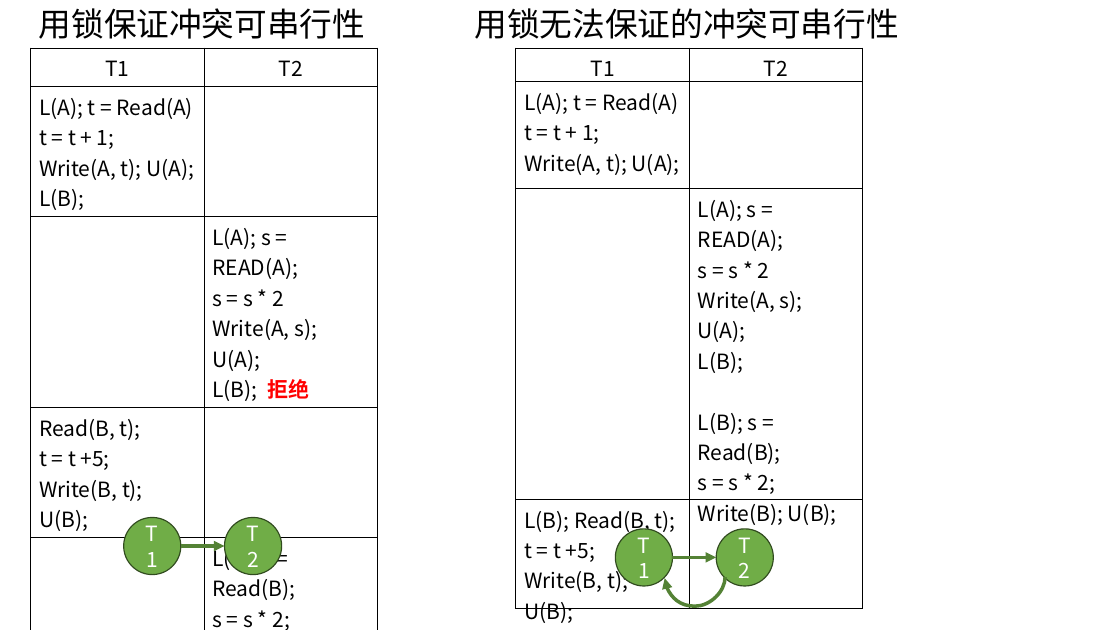
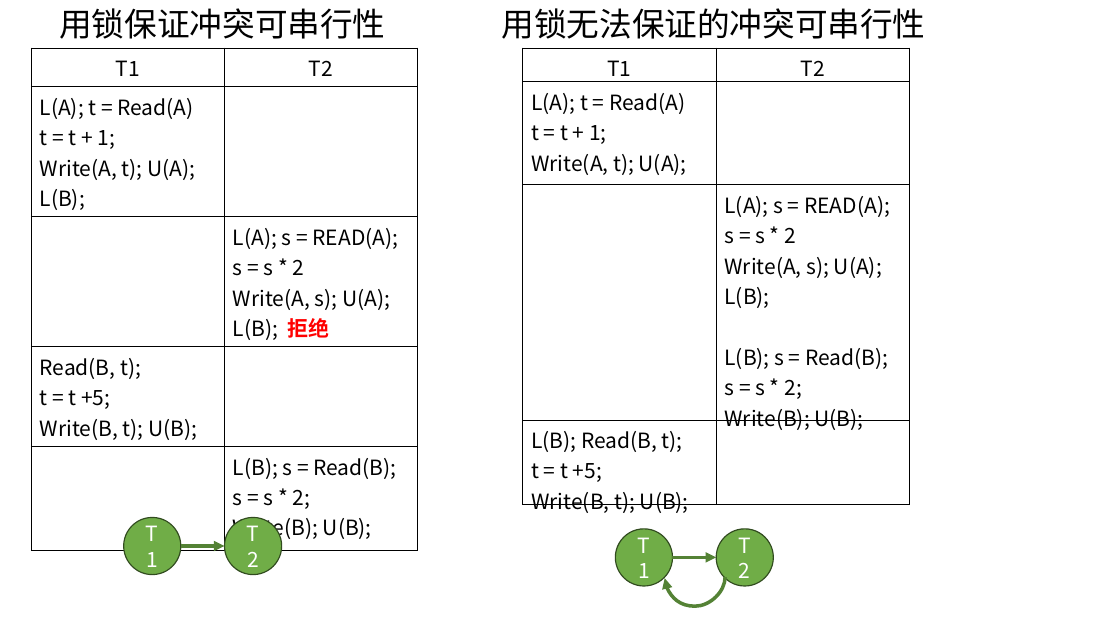
Before and after one commit to guofei9987/a, a slide deck: slide 29 of computer/database/database.pptx (slide 28 before the commit). Drawn at 1120x630 pixels with LibreOffice and Linux fonts; fonts in the diff are those of the drawing. Boxes give left, top, right and bottom in pixels: in the first picture for what was removed or moved away, otherwise in the second. Text is boxed around its words. In the diff, an @@ line names an element or a change of style, - is before the commit and + after.

```diff
--- a/computer/database/database.pptx
+++ b/computer/database/database.pptx
@@ text "用锁保证冲突可串行性": place and size @@
-text "用锁保证冲突可串行性" at [39, 8, 365, 39]
+text "用锁保证冲突可串行性" at [59, 8, 385, 39]
@@ text "用锁无法保证的冲突可串行性": place and size @@
-text "用锁无法保证的冲突可串行性" at [475, 8, 899, 39]
+text "用锁无法保证的冲突可串行性" at [502, 8, 926, 39]
@@ table: place and size @@
-table at [30, 48, 376, 630]
+table at [31, 48, 418, 544]
@@ table: place and size @@
-table at [516, 48, 862, 627]
+table at [523, 48, 910, 517]
```
Also in this commit, not shown: 4 slides added, 3 slides removed, 5 other files.
